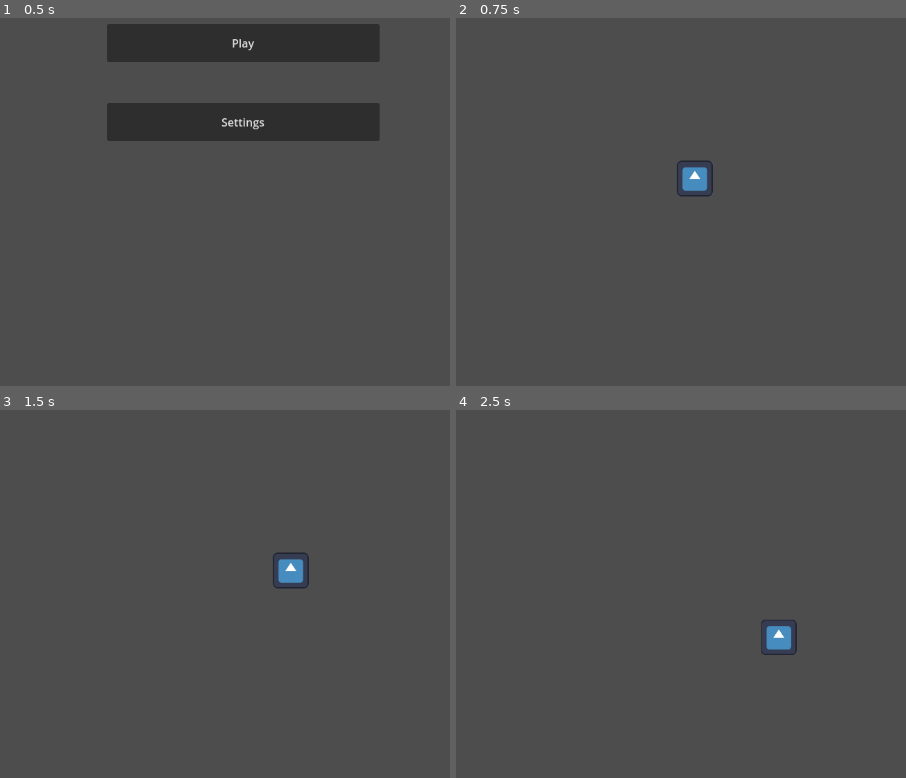
Above: before the commit, frames 1-4 (two rows, left to right).
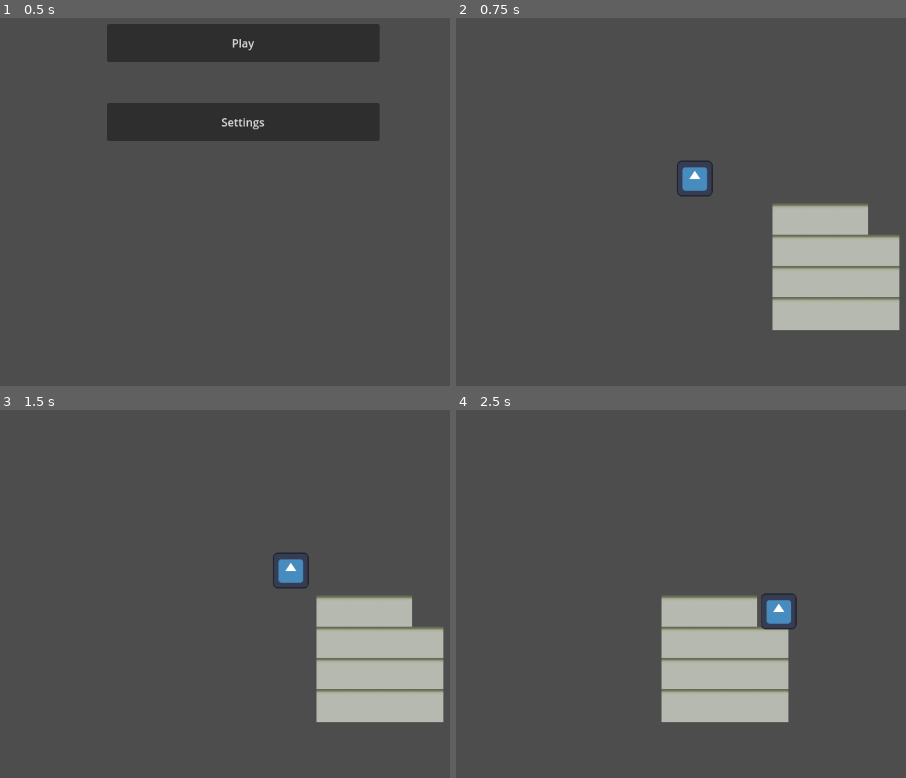
Above: after the commit, the same moments.

Repository: AWIX-studio/raiden_project
Game: Godot game, scene res://MainMenu.tscn
Same seed, same stepped clock (60 frames per second), same inputs: the game is played once before the commit and once after it. The project has no main scene, so this scene is started directly. The engine's default icon, where the game draws it, is replaced by a stand-in: a white triangle on a blue panel in a dark square.
Inputs:
- Up to frame 1 (0.5 s): no input
- Up to frame 2 (0.75 s): click "Play" at 0.5 s
- Up to frame 3 (1.5 s): tap Enter at 1.25 s; hold Right (ui_right) from 1.28 s (still down); hold Shift (sprint) from 1.28 s (still down)
- Up to frame 4 (2.5 s): release Right (ui_right) at 2.03 s; release Shift (sprint) at 2.03 s; hold Down (ui_down) from 2.03 s (still down); tap Shift (sprint) at 2.1 s

Frame 1 is identical in both runs. In frame 2, 9.1% of the frame differs, in the area x 70-99%, y 50-85%; in frame 3, 9.1%; in frame 4, 9.7%, in the area x 45-76%, y 49-85%.

Commit message:
done

Diff:
--- a/node_2d.tscn
+++ b/node_2d.tscn
@@ -26,7 +26,6 @@
 0:1/0 = 0
 0:1/0/physics_layer_0/linear_velocity = Vector2(0, 0)
 0:1/0/physics_layer_0/angular_velocity = 0.0
-0:1/0/physics_layer_0/polygon_0/points = PackedVector2Array(-7.5, -7.5, 7.5, -7.5, 7.5, 7.5, -7.5, 7.5)
 1:1/0 = 0
 1:1/0/physics_layer_0/linear_velocity = Vector2(0, 0)
 1:1/0/physics_layer_0/angular_velocity = 0.0
@@ -39,6 +38,7 @@
 4:1/0 = 0
 4:1/0/physics_layer_0/linear_velocity = Vector2(0, 0)
 4:1/0/physics_layer_0/angular_velocity = 0.0
+4:1/0/physics_layer_0/polygon_0/points = PackedVector2Array(-7.5, -7.5, 7.5, -7.5, 7.5, 7.5, -7.5, 7.5)
 5:1/0 = 0
 5:1/0/physics_layer_0/linear_velocity = Vector2(0, 0)
 5:1/0/physics_layer_0/angular_velocity = 0.0
@@ -54,6 +54,7 @@
 scale = Vector2(3, 3)
 tile_set = SubResource("TileSet_hh76o")
 format = 2
+layer_0/tile_data = PackedInt32Array(589835, 262144, 1, 655371, 262144, 1, 655372, 262144, 1, 720908, 262144, 1, 786444, 262144, 1, 786443, 262144, 1, 720907, 262144, 1, 655373, 262144, 1, 720909, 262144, 1, 589836, 262144, 1, 589834, 262144, 1, 655370, 262144, 1, 720906, 262144, 1, 786442, 262144, 1, 786445, 262144, 1)
 
 [node name="CharacterBody2D" parent="." instance=ExtResource("1_fu408")]
 position = Vector2(337, 367)
--- a/player.gd
+++ b/player.gd
@@ -7,7 +7,7 @@
 	pass
 
 # Called every frame. 'delta' is the elapsed time since the previous frame.
-func _process(delta):
+func _process(_delta):
 	velocity = Vector2.ZERO # The player's movement vector.
 	if Input.is_action_pressed('ui_right'):
 		velocity.x += 1
@@ -23,4 +23,4 @@
 		else:
 			velocity = velocity.normalized() * speed
 
-	position += velocity * delta
+	move_and_slide()
